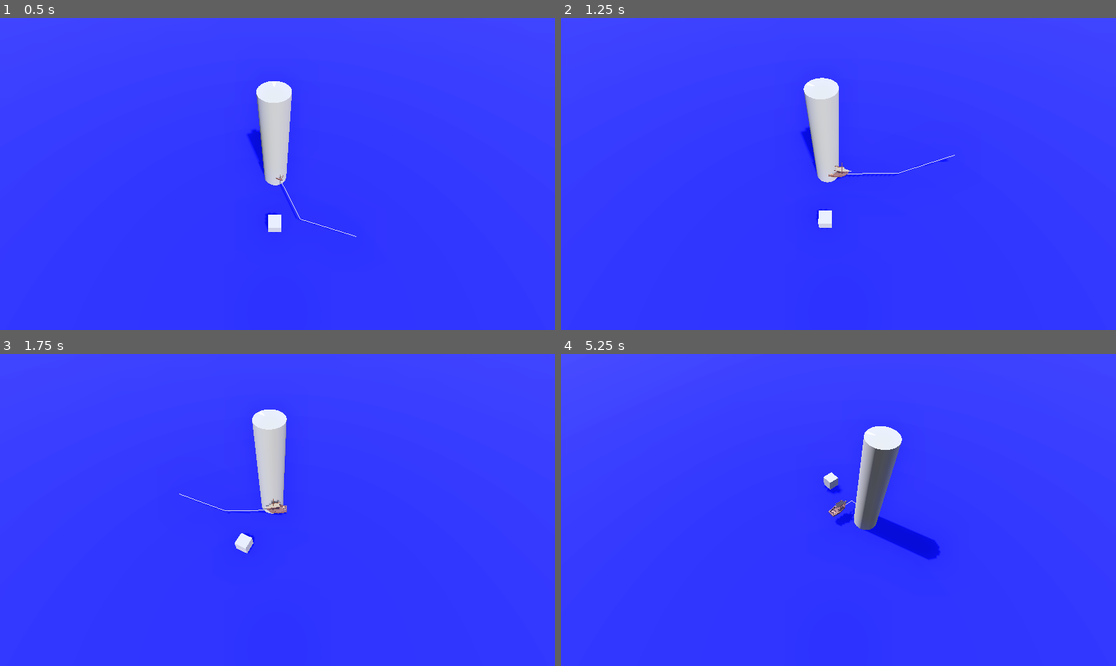
Above: before the commit, frames 1-4 (two rows, left to right).
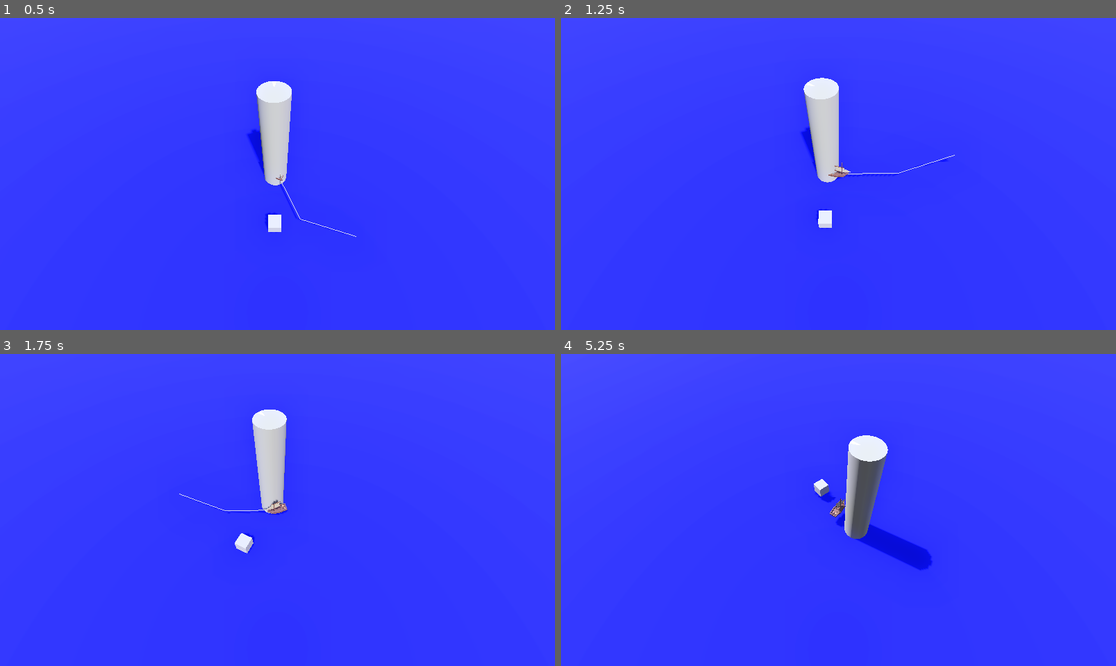
Above: after the commit, the same moments.

Repository: Yrthgze/Lighthouse
Game: Godot game, scene res://scenes/main_level.tscn
Two runs of this game, one before a commit and one after it. Both use one fixed random seed, a clock stepped at 60 frames per second and the inputs below.
Inputs (mouse positions are in pixels of both pictures, inside the frame that each line leads up to):
- Up to frame 1 (0.5 s): no input
- Up to frame 2 (1.25 s): move the mouse to (960, 158) at 0.52 s; hold D (rotate_lighthouse_right) from 0.53 s (still down); click (960, 158) at 0.67 s
- Up to frame 3 (1.75 s): move the mouse to (166, 525) at 1.27 s; release D (rotate_lighthouse_right) at 1.28 s; hold Q (rotate_left) from 1.28 s (still down); click (166, 525) at 1.42 s
- Up to frame 4 (5.25 s): move the mouse to (894, 441) at 2.02 s; release Q (rotate_left) at 2.03 s; hold D (rotate_lighthouse_right) 2.03-3.53 s; click (894, 441) at 2.17 s; move the mouse to (810, 572) at 2.77 s; click (810, 572) at 2.92 s; move the mouse to (1005, 556) at 3.52 s; hold Q (rotate_left) from 3.53 s (still down); click (1005, 556) at 3.67 s; move the mouse to (672, 463) at 4.27 s; click (672, 463) at 4.42 s; move the mouse to (866, 510) at 5.02 s; click (866, 510) at 5.17 s

Frame 1 is identical in both runs. In frame 2, less than 0.1% of the frame differs, in the area x 48-53%, y 46-52%; in frame 3, less than 0.1%; in frame 4, 3.5%, in the area x 45-69%, y 23-70%.

Commit message:
[TheLighthouse]: Target and middle IN points calculation prototype

Diff:
--- a/scripts/allies/boat.gd
+++ b/scripts/allies/boat.gd
@@ -94,6 +94,21 @@
 	mid_point += direction * normal_vector * rotation_speed
 	return mid_point
 
+func calculate_in_points(start_point: Vector3, mid_point: Vector3, target_point: Vector3, distance_factor: float) -> Dictionary:
+	var points_in = {}
+
+	# Calcula la dirección del punto "in" del punto medio
+	var direction_to_mid = (mid_point - start_point).normalized()
+	var mid_in_point = mid_point - direction_to_mid * distance_factor
+	points_in["mid_in"] = -mid_in_point
+
+	# Calcula la dirección del punto "in" del punto objetivo
+	var direction_to_target = (target_point - mid_point).normalized()
+	var target_in_point = target_point - direction_to_target * distance_factor
+	points_in["target_in"] = -target_in_point
+
+	return points_in
+
 # Para cambiar la curva dinámicamente
 func set_target_position(target_pos: Vector3):
 	if nav_path_follower:
@@ -101,11 +116,13 @@
 		var start_pos = real_pos
 		var middle_pos = get_turn_direction_point(start_pos, target_pos)
 
+		#TBD, get the IN points for middle and target points
+		var points_in = calculate_in_points(start_pos, middle_pos, target_pos, 5.0)
 		# Limpiar y añadir nuevos puntos a la curva
 		nav_path.curve.clear_points()
 		nav_path.curve.add_point(start_pos)
-		nav_path.curve.add_point(middle_pos)
-		nav_path.curve.add_point(target_pos)
+		nav_path.curve.add_point(middle_pos, points_in["mid_in"])
+		nav_path.curve.add_point(target_pos, points_in["target_in"])
 		nav_path.curve.bake_interval
 		nav_path_follower.loop = false
 		nav_path_follower.progress = 0 # Reinicia el offset para empezar el movimiento
